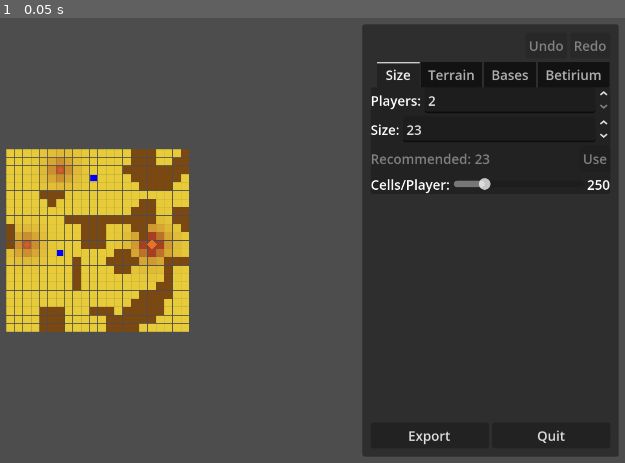
Above: before the commit, frame 1.
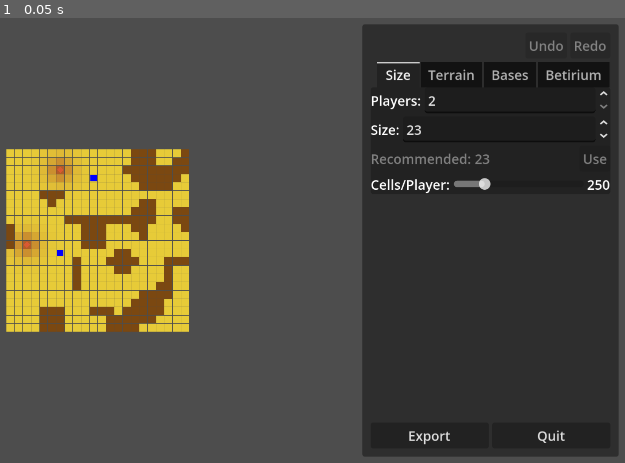
Above: after the commit, the same moment.

Repository: wadcom/kisarra-mapgen
Game: Godot game, scene res://editor/ui/editor.tscn
The game is run twice, just before and just after one commit, with the same random seed, the same clock (stepped at 60 frames per second) and the same inputs.
Inputs:
- Up to frame 1 (0.05 s): no input

The runs differ from the first frame. In frame 1, 0.4% of the frame differs, in the area x 20-28%, y 46-56%.

Commit message:
Remove extra betirium sources

Diff:
--- a/editor/commands/generate_betirium_extras_command.gd
+++ /dev/null
@@ -1,25 +0,0 @@
-extends "res://editor/commands/command.gd"
-## Command for generating/regenerating extra betirium sources.
-##
-## Generation is deterministic - same bases, terrain, and seed produces
-## the same positions. Undo simply regenerates with the old seed.
-
-var _old_seed: int
-var _new_seed: int
-
-
-func _init(old_seed: int, new_seed: int):
-	_old_seed = old_seed
-	_new_seed = new_seed
-
-
-func get_change_description() -> String:
-	return "betirium extras: seed %d → %d" % [_old_seed, _new_seed]
-
-
-func execute(document: Document) -> void:
-	document.generate_betirium_extras(_new_seed)
-
-
-func undo(document: Document) -> void:
-	document.generate_betirium_extras(_old_seed)
--- a/editor/commands/set_extra_distance_fraction_command.gd
+++ /dev/null
@@ -1,25 +0,0 @@
-extends "res://editor/commands/command.gd"
-## Command for setting the extra betirium source distance fraction.
-##
-## Changes the minimum distance from bases as a fraction of map size.
-## Regenerates extra sources after changing the value.
-
-var _old_value: float
-var _new_value: float
-
-
-func _init(old_value: float, new_value: float):
-	_old_value = old_value
-	_new_value = new_value
-
-
-func get_change_description() -> String:
-	return "extra distance: %.0f%% → %.0f%%" % [_old_value * 100, _new_value * 100]
-
-
-func execute(document: Document) -> void:
-	document.set_extra_distance_fraction(_new_value)
-
-
-func undo(document: Document) -> void:
-	document.set_extra_distance_fraction(_old_value)
--- a/editor/constants.gd
+++ b/editor/constants.gd
@@ -20,7 +20,6 @@
 # Betirium colors
 const BETIRIUM_DENSITY_COLOR := Color(0.65098, 0.25098, 0.137255, 1.0)
 const BETIRIUM_HOME_DEPOSIT_COLOR := Color(0.85, 0.35, 0.2, 1.0)
-const BETIRIUM_EXTRA_COLOR := Color(0.9, 0.45, 0.15, 1.0)
 
 # Constraint visualization colors (semi-transparent)
 const CONSTRAINT_EDGE_BUFFER_COLOR := Color(0.3, 0.3, 0.3, 0.3)
--- a/editor/document.gd
+++ b/editor/document.gd
@@ -112,20 +112,8 @@
 	betirium_sources.generate(bases, mountains, size, seed_value)
 
 
-## Generates extra betirium sources with the given seed.
-func generate_betirium_extras(seed_value: int) -> void:
-	betirium_sources.generate_extras(bases, mountains, size, player_count, seed_value)
-
-
-## Sets the extra distance fraction and regenerates extras.
-func set_extra_distance_fraction(value: float) -> void:
-	betirium_sources.set_extra_distance_fraction(value)
-	betirium_sources.regenerate_extras(bases, mountains, size, player_count)
-
-
 func _on_bases_changed() -> void:
 	betirium_sources.regenerate(bases, mountains, size)
-	betirium_sources.regenerate_extras(bases, mountains, size, player_count)
 
 
 func _on_betirium_sources_changed() -> void:
@@ -142,7 +130,6 @@
 		"betirium": _format_betirium(),
 		"https://github.com/wadcom/kisarra-mapgen": {
 			"bases_seed": bases.rng_seed,
-			"betirium_extras_seed": betirium_sources.get_extra_seed(),
 			"betirium_home_deposits_seed": betirium_sources.get_home_deposit_seed(),
 			"editor_version": 2,
 			"id": _generate_export_id(),
--- a/editor/layers/betirium_density.gd
+++ b/editor/layers/betirium_density.gd
@@ -66,14 +66,6 @@
 				BetiriumSourcesLayer.HOME_DEPOSIT_DECAY_FACTOR,
 			)
 
-			# Sum contributions from extras
-			total += _compute_source_contributions(
-				cell_center, sources.get_extra_positions(), cell_side_km,
-				BetiriumSourcesLayer.EXTRA_RADIUS_KM,
-				BetiriumSourcesLayer.EXTRA_PEAK_DENSITY,
-				BetiriumSourcesLayer.EXTRA_DECAY_FACTOR,
-			)
-
 			column[y] = clampi(int(total), 0, 100)
 		grid[x] = column
 
--- a/editor/layers/betirium_sources.gd
+++ b/editor/layers/betirium_sources.gd
@@ -1,28 +1,19 @@
 extends RefCounted
-## Betirium sources layer - home deposit and extra source positions.
+## Betirium sources layer - home deposit positions.
 ##
-## Two source types:
-## - Home deposits: One per base, orbiting at fixed distance
-## - Extras: Scattered far from all bases (exploration incentives)
-##
-## Each type has its own RNG seed for independent variation.
+## Home deposits are placed one per base, orbiting at a fixed distance.
+## Each has its own RNG seed for variation.
 ##
 ## ## Public API
 ##
 ## Properties:
 ##   - HOME_DEPOSIT_* constants - home deposit source parameters
-##   - EXTRA_* constants - extra source parameters
-##   - extra_distance_fraction - min distance from bases as fraction of map size
 ##
 ## Methods:
 ##   - generate(bases, terrain, map_size, seed) - generate home deposits with new seed
 ##   - regenerate(bases, terrain, map_size) - regenerate home deposits using current seed
 ##   - get_home_deposit_seed() -> int - RNG seed for home deposit placement
 ##   - get_home_deposit_positions() -> Array[Vector2i] - home deposit positions (copy)
-##   - generate_extras(bases, terrain, map_size, player_count, seed) - generate extras
-##   - regenerate_extras(bases, terrain, map_size, player_count) - regenerate extras
-##   - get_extra_seed() -> int - RNG seed for extra placement
-##   - get_extra_positions() -> Array[Vector2i] - extra positions (copy)
 ##
 ## Signal:
 ##   - changed - emitted when positions or seed change
@@ -47,35 +38,12 @@
 ## Exponential decay rate.
 const HOME_DEPOSIT_DECAY_FACTOR := 0.3
 
-## Extra source parameters.
-
-## Number of extras per two players (integer division).
-const EXTRA_COUNT_PER_TWO_PLAYERS := 1
-
-## Minimum distance from any base as fraction of map size (0.0 to 1.0).
-var extra_distance_fraction: float = 0.4
-
-## Radius for density contribution in km.
-const EXTRA_RADIUS_KM := 20.0
-
-## Density at source center (0-100).
-const EXTRA_PEAK_DENSITY := 100
-
-## Exponential decay rate.
-const EXTRA_DECAY_FACTOR := 0.35
-
 ## Source positions as cell coordinates.
 ## One home deposit per player, indexed by player number.
 var _home_deposit_positions: Array[Vector2i] = []
 
 ## RNG seed for home deposit placement.
 var _home_deposit_seed: int = 0
-
-## Extra source positions as cell coordinates.
-var _extra_positions: Array[Vector2i] = []
-
-## RNG seed for extra source placement.
-var _extra_seed: int = 0
 
 
 ## Returns the RNG seed for home deposit placement.
@@ -88,29 +56,6 @@
 	var copy: Array[Vector2i] = []
 	copy.assign(_home_deposit_positions)
 	return copy
-
-
-## Returns the RNG seed for extra placement.
-func get_extra_seed() -> int:
-	return _extra_seed
-
-
-## Returns extra positions (read-only copy).
-func get_extra_positions() -> Array[Vector2i]:
-	var copy: Array[Vector2i] = []
-	copy.assign(_extra_positions)
-	return copy
-
-
-## Returns the extra distance fraction.
-func get_extra_distance_fraction() -> float:
-	return extra_distance_fraction
-
-
-## Sets the extra distance fraction (clamped to 0.0-1.0).
-## Does not emit changed - caller should regenerate extras afterward.
-func set_extra_distance_fraction(value: float) -> void:
-	extra_distance_fraction = clampf(value, 0.0, 1.0)
 
 
 ## Generates home deposit positions using orbit placement.
@@ -174,71 +119,3 @@
 			positions.append(candidates[index])
 
 	return positions
-
-
-## Generates extra source positions far from all bases.
-##
-## Algorithm:
-## 1. Build list of valid cells (sand, 300km+ from all bases, 2+ cells from edge)
-## 2. Pick count random cells (player_count / 2)
-func generate_extras(
-	bases: BasesLayer, terrain: MountainsLayer, map_size: int, player_count: int, seed_value: int,
-) -> void:
-	_extra_seed = seed_value
-	_extra_positions = _pick_extra_positions(bases, terrain, map_size, player_count, seed_value)
-	changed.emit()
-
-
-## Regenerates extras using the current seed.
-func regenerate_extras(
-	bases: BasesLayer, terrain: MountainsLayer, map_size: int, player_count: int,
-) -> void:
-	_extra_positions = _pick_extra_positions(bases, terrain, map_size, player_count, _extra_seed)
-	changed.emit()
-
-
-func _pick_extra_positions(
-	bases: BasesLayer, terrain: MountainsLayer, map_size: int, player_count: int, seed_value: int,
-) -> Array[Vector2i]:
-	var count := int(player_count / 2)
-	if count <= 0:
-		return []
-
-	var rng := RandomNumberGenerator.new()
-	rng.seed = seed_value
-
-	var min_distance_cells := map_size * extra_distance_fraction
-	var edge_buffer := 2
-
-	# Build list of valid candidate cells
-	var candidates: Array[Vector2i] = []
-	var base_positions := bases.get_positions()
-
-	for x in range(edge_buffer, map_size - edge_buffer):
-		for y in range(edge_buffer, map_size - edge_buffer):
-			# Check terrain (must be sand)
-			if terrain.get_terrain_at(x, y) != MountainsLayer.TerrainType.SAND:
-				continue
-
-			# Check distance from all bases
-			var cell_center := Vector2(x + 0.5, y + 0.5)
-			var far_enough := true
-			for base_pos in base_positions:
-				var base_center := Vector2(base_pos.x + 0.5, base_pos.y + 0.5)
-				if cell_center.distance_to(base_center) < min_distance_cells:
-					far_enough = false
-					break
-
-			if far_enough:
-				candidates.append(Vector2i(x, y))
-
-	# Pick random cells from candidates
-	var positions: Array[Vector2i] = []
-	for i in count:
-		if candidates.is_empty():
-			break
-		var index := rng.randi_range(0, candidates.size() - 1)
-		positions.append(candidates[index])
-		candidates.remove_at(index)  # No duplicates
-
-	return positions
--- a/editor/ui/betirium_panel.gd
+++ b/editor/ui/betirium_panel.gd
@@ -3,9 +3,7 @@
 const _COMMANDS = "res://editor/commands"
 
 const EditorDocument = preload("res://editor/document.gd")
-const GenerateBetiriumExtrasCommand = preload(_COMMANDS + "/generate_betirium_extras_command.gd")
 const GenerateBetiriumHomeDepositsCommand = preload(_COMMANDS + "/generate_betirium_home_deposits_command.gd")
-const SetExtraDistanceFractionCommand = preload(_COMMANDS + "/set_extra_distance_fraction_command.gd")
 
 signal command_requested(command: EditorCommand)
 
@@ -26,12 +24,6 @@
 		return
 
 	%SeedSpinBox.set_value_no_signal(_document.betirium_sources.get_home_deposit_seed())
-	%ExtraSeedSpinBox.set_value_no_signal(_document.betirium_sources.get_extra_seed())
-	%ExtraCountLabel.text = str(_document.player_count / 2)
-
-	var fraction := _document.betirium_sources.get_extra_distance_fraction()
-	%ExtraDistanceSlider.set_value_no_signal(fraction)
-	%ExtraDistanceLabel.text = "%d%%" % roundi(fraction * 100)
 
 
 func _on_regenerate_button_pressed():
@@ -46,28 +38,3 @@
 	var new_seed := int(%SeedSpinBox.value)
 	var cmd := GenerateBetiriumHomeDepositsCommand.new(_document.betirium_sources.get_home_deposit_seed(), new_seed)
 	command_requested.emit(cmd)
-
-
-func _on_regenerate_extras_button_pressed():
-	var new_seed := randi_range(0, 1000)
-	var cmd := GenerateBetiriumExtrasCommand.new(
-		_document.betirium_sources.get_extra_seed(), new_seed,
-	)
-	command_requested.emit(cmd)
-
-
-func _on_extra_seed_spin_box_value_changed(_value: float):
-	var new_seed := int(%ExtraSeedSpinBox.value)
-	var cmd := GenerateBetiriumExtrasCommand.new(
-		_document.betirium_sources.get_extra_seed(), new_seed,
-	)
-	command_requested.emit(cmd)
-
-
-func _on_extra_distance_slider_value_changed(_value: float):
-	var old_fraction := _document.betirium_sources.get_extra_distance_fraction()
-	var new_fraction: float = %ExtraDistanceSlider.value
-	if is_equal_approx(old_fraction, new_fraction):
-		return
-	var cmd := SetExtraDistanceFractionCommand.new(old_fraction, new_fraction)
-	command_requested.emit(cmd)
--- a/editor/ui/betirium_panel.tscn
+++ b/editor/ui/betirium_panel.tscn
@@ -30,69 +30,5 @@
 layout_mode = 2
 text = "Regenerate"
 
-[node name="Separator" type="HSeparator" parent="."]
-layout_mode = 2
-
-[node name="ExtrasLabel" type="Label" parent="."]
-layout_mode = 2
-text = "Extra Sources"
-
-[node name="ExtraSeedRow" type="HBoxContainer" parent="."]
-layout_mode = 2
-
-[node name="Label" type="Label" parent="ExtraSeedRow"]
-layout_mode = 2
-text = "Seed:"
-
-[node name="ExtraSeedSpinBox" type="SpinBox" parent="ExtraSeedRow"]
-unique_name_in_owner = true
-layout_mode = 2
-size_flags_horizontal = 3
-min_value = -1e+09
-max_value = 1e+09
-allow_greater = true
-allow_lesser = true
-
-[node name="ExtraCountRow" type="HBoxContainer" parent="."]
-layout_mode = 2
-
-[node name="Label" type="Label" parent="ExtraCountRow"]
-layout_mode = 2
-text = "Count:"
-
-[node name="ExtraCountLabel" type="Label" parent="ExtraCountRow"]
-unique_name_in_owner = true
-layout_mode = 2
-text = "0"
-
-[node name="ExtraDistanceRow" type="HBoxContainer" parent="."]
-layout_mode = 2
-
-[node name="Label" type="Label" parent="ExtraDistanceRow"]
-layout_mode = 2
-text = "Min Distance:"
-
-[node name="ExtraDistanceSlider" type="HSlider" parent="ExtraDistanceRow"]
-unique_name_in_owner = true
-layout_mode = 2
-size_flags_horizontal = 3
-size_flags_vertical = 1
-max_value = 1.0
-step = 0.05
-value = 0.4
-
-[node name="ExtraDistanceLabel" type="Label" parent="ExtraDistanceRow"]
-unique_name_in_owner = true
-layout_mode = 2
-text = "40%"
-
-[node name="RegenerateExtrasButton" type="Button" parent="."]
-unique_name_in_owner = true
-layout_mode = 2
-text = "Regenerate"
-
 [connection signal="value_changed" from="SeedRow/SeedSpinBox" to="." method="_on_seed_spin_box_value_changed"]
 [connection signal="pressed" from="RegenerateButton" to="." method="_on_regenerate_button_pressed"]
-[connection signal="value_changed" from="ExtraSeedRow/ExtraSeedSpinBox" to="." method="_on_extra_seed_spin_box_value_changed"]
-[connection signal="value_changed" from="ExtraDistanceRow/ExtraDistanceSlider" to="." method="_on_extra_distance_slider_value_changed"]
-[connection signal="pressed" from="RegenerateExtrasButton" to="." method="_on_regenerate_extras_button_pressed"]
--- a/editor/ui/editor.gd
+++ b/editor/ui/editor.gd
@@ -29,7 +29,6 @@
 	_document.terrain_seed = randi_range(0, 1000)
 	_document.generate_bases(randi_range(0, 1000))
 	_document.generate_betirium_home_deposits(randi_range(0, 1000))
-	_document.generate_betirium_extras(randi_range(0, 1000))
 
 	# Initialize toolbar button states
 	_on_history_changed()
--- a/editor/ui/map_view.gd
+++ b/editor/ui/map_view.gd
@@ -73,7 +73,6 @@
 		_draw_inter_base_circles(cell_size)
 
 	_draw_home_deposit_sources(cell_size)
-	_draw_extra_sources(cell_size)
 	_draw_bases(cell_size)
 
 
@@ -170,21 +169,6 @@
 		draw_colored_polygon(points, EditorV2Constants.BETIRIUM_HOME_DEPOSIT_COLOR)
 
 
-## Draws extra source markers as larger diamonds (richer than home deposits).
-func _draw_extra_sources(cell_size: int) -> void:
-	for pos in _document.betirium_sources.get_extra_positions():
-		var center := Vector2(pos.x + 0.5, pos.y + 0.5) * cell_size
-		# Larger diamond for extras (extends beyond cell)
-		var half_size := cell_size / 2.0 + 1
-		var points := PackedVector2Array([
-			center + Vector2(0, -half_size),  # Top
-			center + Vector2(half_size, 0),   # Right
-			center + Vector2(0, half_size),   # Bottom
-			center + Vector2(-half_size, 0),  # Left
-		])
-		draw_colored_polygon(points, EditorV2Constants.BETIRIUM_EXTRA_COLOR)
-
-
 ## Draws base markers as blue rectangles.
 func _draw_bases(cell_size: int) -> void:
 	for pos in _document.bases.get_positions():
Not shown, removed: editor/commands/generate_betirium_extras_command.gd.uid
Not shown, removed: editor/commands/set_extra_distance_fraction_command.gd.uid
